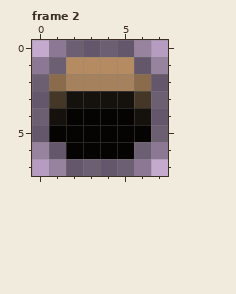
Two versions of one pixel-art file, MasterProjects/Assets/Sprites/crack.aseprite. Above: the version before the commit.
8x8 pixels, 2 frames. Shown: frame 2.
And afterwards:
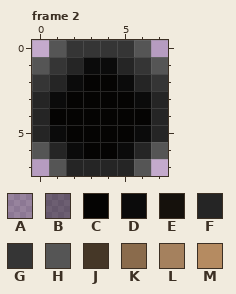
Palette (. is transparent): A #0000003b  B #00000071  C #050403  D #0b0b0b  E #15110c  F #252525  G #353535  H #555555  J #453727  K #8a6b4c  L #a5815e  M #b58b61
Difference:
--- frame 2
@@ x 0..7 @@
-0 .ABBBBA.
-1 ABMMMMBA
-2 BKLLLLKB
-3 BJEEEEJB
-4 BECCCCEB
-5 BCCCCCCB
-6 ABCCCCBA
-7 .ABBBBA.
+0 .HGGGGH.
+1 HGFDDFGH
+2 GFDCCDFG
+3 FDCCCCDF
+4 FCCCCCCF
+5 FDCCCCDF
+6 HFDCCDFH
+7 .HFFFFH.
